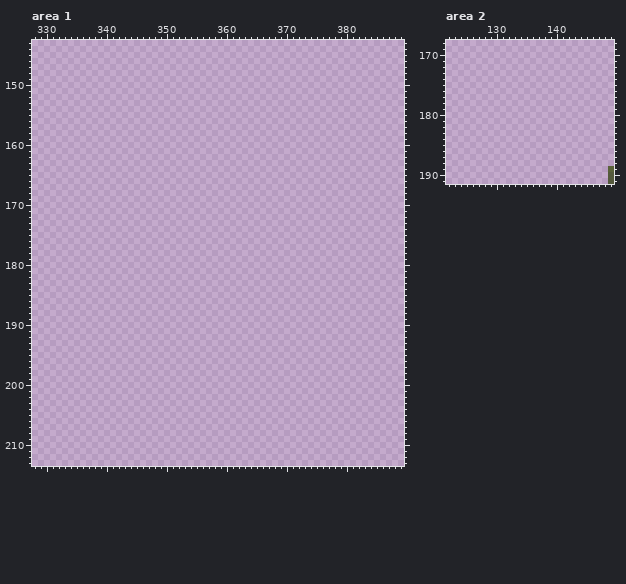
Edited in one commit: pixel-art file (dev/gfx/maps/wild-west/wildWest-design.aseprite). The picture above was drawn from the file before the commit.
512x256 pixels, 1 frame. Colours within 5 levels of each other are drawn and written as one. Shown: area 1: x 328..389, y 143..213; area 2: x 122..149, y 168..191. The commit also changed other parts of the picture, which this record leaves out.
And afterwards:
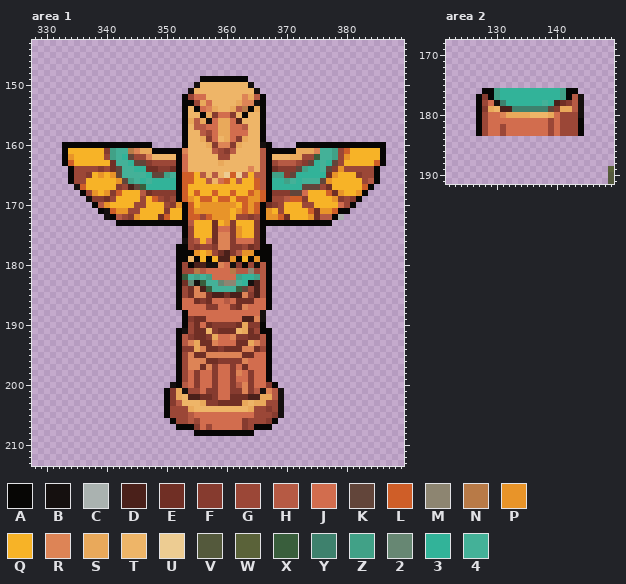
Palette (. is transparent): A #070605  B #15100f  C #aab2b0  D #4a201a  E #702f25  F #863b2f  G #9b4737  H #b65a44  J #d26d4e  K #62453a  L #cf5e28  M #8d8571  N #b87a47  P #e89429  Q #f7b327  R #dd8456  S #e9a95b  T #eeb568  U #edcc92  V #54593c  W #5a6239  X #395e3c  Y #3e816d  Z #41a187  2 #678773  3 #32b399  4 #44b198
What changed:
layer "Layer 2" added
Changed rows in their new state; - is an unchanged pixel.
Area 1, layer "Layer 1":
first column x 333:
149 -----------------------AAAAAAAA-----------------------
150 ----------------------BTTTTTTTTB----------------------
151 ---------------------BTTTTTTTTTTB---------------------
152 --------------------AGJJTTTTTTRSHA--------------------
153 --------------------AAGSJTTTTSRRBA--------------------
154 --------------------ATAJRSTTSHNASA--------------------
155 --------------------ATTASFJJFTATTA--------------------
156 --------------------ASHSBJSSJDTTTA--------------------
157 --------------------ATHHJJSSJJHTTA--------------------
158 --------------------ATTHGJSSJJJTTA--------------------
159 --------------------ATTSFJTSJFSTTA--------------------
160 AAAAAAAAAAAAAAA-----ATTTSFRRFSTTTBA----AAAAAAAAAAAAAAA
161 AQQQQQQFZ44NRSSAAAAARTTTTHGFHTTTTHAAAAASSSR44ZGLQQQQQA
162 APQQQQQGZ43KGGRTTTTAJTTTTTGGTTTTTHATTTSSGGX44ZGPQQQQQA
163 ALQQQQQQE443KKFGGGGAJTTTTTSTTTTTTHAGHHHGFK343KGQQQQQLA
164 -AGGGGFGEK4433EEFFEAJTTTTTTTTTTRTHAEFFFKZ334KFPGGGGGA-
165 -AGGFQPQPK44443KKZ4ALLQHTHTULUHQHHAZZFK33333EPQQQFGGA-
166 -AGGQQQQQPKZ4343333ALLQQHTJLQHQQLHA33Z43444KPQQQQQGHA-
167 --BLQQQQQFGDKX33333ALQQQQQQQQQQQLHA33333KKKGEQQQQQLA--
168 ---AGPQPFLQQQHEFFFFALQLQQLQQLQQLPLAFFFKKJQQQLEPQQPA---
169 ----BFFEGQQQQGQLGFGALPQLLQLLQLLPPLAGGHLLFQQQQPFGFA----
170 -----AHPQQQQGGQQQGFPALQPPPPPPQLPLAEFGQQQGGQQQQJGA-----
171 ------ABLPPGGQQQQFQQALPPPPPPQPLPLAPQGQQQQLEPPLAA------
172 -------BAHGFPQQQELQQALLGLPPPQGGFGAPPLEQQQPEHHAC-------
173 ---------AAAAAAAAAAAAHQQQEQPFQQQFAAAAAAAAAAAA---------
174 --------------------AGQQQEJJFPQQFA--------------------
175 --------------------AGQQQERRFPQQFA--------------------
176 --------------------BGHQJERRFJJJFA--------------------
177 -------------------AAGFGGFRRFFGEFAA-------------------
178 -------------------AAAPQPGEDFHPPAAA-------------------
179 -------------------AATAQAQDDPAQAPAA-------------------
180 -------------------AGADDBBRJBFAGBHA-------------------
181 -------------------AGGNHJJJJNHHMGHA-------------------
182 -------------------AX4Z4ZJJJJZ33ZHA-------------------
183 -------------------AE2BX442MM43BDHA-------------------
184 -------------------AGERDX4444XKGDHA-------------------
185 -------------------AGERREDDEDDRFDHA-------------------
186 -------------------AJJEFEJJHJEEEJJA-------------------
187 -------------------AJJJJFFJJFERJJJA-------------------
188 --------------------AJJJJJJJJJJJJB--------------------
189 --------------------AFEEJJJJJJDDRB--------------------
190 --------------------AGEJEFFFFESFFA--------------------
191 -------------------ABGEETFEEETSEGAA-------------------
192 -------------------AHFEEFSJJRFFEEHA-------------------
193 -------------------AHRSEERJJJEESRHA-------------------
194 -------------------AFFSREEFEEERREGA-------------------
195 -------------------AGREERRRRRREEJJA-------------------
196 -------------------AGRRREEFFFFRJJJA-------------------
197 -------------------AGRRERFJJFJEJJJA-------------------
198 -------------------AGJFJJFJJFRJFJJA-------------------
199 -------------------AGJFJJFJJFJJFJJA-------------------
200 ------------------BAHJFJJFJJFHRFJJFA------------------
201 -----------------AFSBGGJFFJJFFRFHBRHB-----------------
202 -----------------AFSTDDEEFJJEEEDDSSHB-----------------
203 -----------------AFHTTTSFFEEEESTSSGGB-----------------
204 -----------------AGGGSTTTTTTTTTSGGFGB-----------------
205 -----------------AGGGHJJJJJJJJJJGGGFB-----------------
206 ------------------AGGHGJJJJJJJFGGGFA------------------
207 -------------------AAAFJGJJJJJFGAAA-------------------
208 ----------------------AAAAAAAAAA----------------------
Area 2, layer "Layer 2":
first column x 127:
176 -AAZ3333333333ZAA-
177 AFAZ3333333333ZAHB
178 AGJBY33333343DEFHB
179 AFSTDDYYYYYYKFSSHB
180 AGJJRSSSSTTTSJGGGB
181 AGJJJJJJJJJJGJGGGA
182 AGJJGJJJJJJJGJGGGA
183 AGJJGJJJJJJJGJGGGA
Boxes around the changes in both pictures, in picture pixels (x1, y1, x2, y2):
added: (62, 76, 386, 436)
added: (476, 88, 584, 136)
